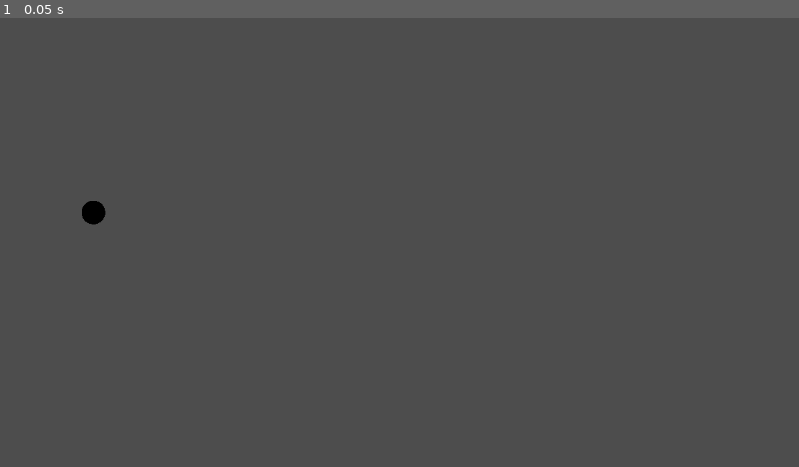
Above: before the commit, frame 1.
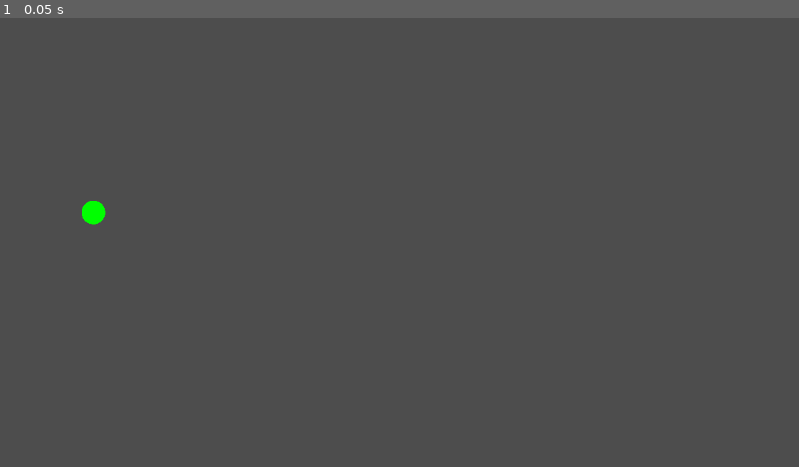
Above: after the commit, the same moment.

Repository: FantAsylum/RGBot
Game: Godot game, scene res://scenes/main_scene.tscn
Same seed, same stepped clock (60 frames per second), same inputs: the game is played once before the commit and once after it.
Inputs:
- Up to frame 1 (0.05 s): no input

The runs differ from the first frame. In frame 1, 0.1% of the frame differs, in the area x 10-14%, y 40-47%.

Commit message:
Add initialization with random color

Diff:
--- a/actors/Bot.gd
+++ b/actors/Bot.gd
@@ -1,4 +1,16 @@
 extends Sprite2D
 
+var rng = RandomNumberGenerator.new()
+
 func _ready():
-	pass
+	material.set_shader_parameter("bot_color", random_color())
+
+func random_color():
+	var color
+	match (rng.randi() % 3):
+		0:
+			return Color.RED
+		1:
+			return Color.GREEN
+		2:
+			return Color.BLUE
